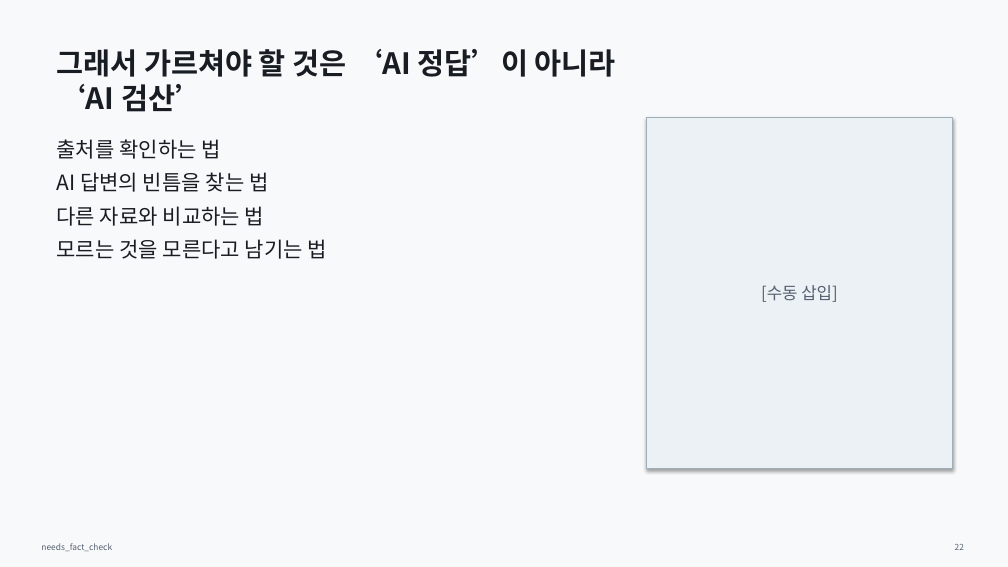
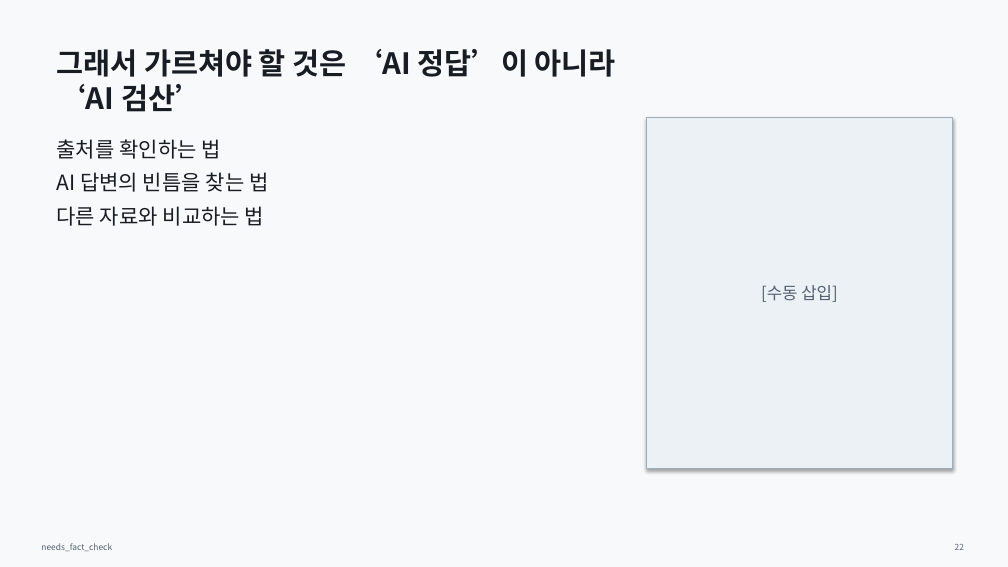
Before and after one commit to Rlearnchan/luddite, a slide deck: slide 22 of outputs/pptx/ai_knowledge_institution_draft.pptx. Drawn at 1008x567 pixels with LibreOffice and Linux fonts; fonts in the diff are those of the drawing. Boxes give left, top, right and bottom in pixels: in the first picture for what was removed or moved away, otherwise in the second. Text is boxed around its words. In the diff, an @@ line names an element or a change of style, - is before the commit and + after.

```diff
--- a/outputs/pptx/ai_knowledge_institution_draft.pptx
+++ b/outputs/pptx/ai_knowledge_institution_draft.pptx
@@ text at <box>57,239,327,259</box>: paragraph removed @@
-모르는 것을 모른다고 남기는 법
```
Also in this commit, not shown: 2 other slides changed, 8 other files.
